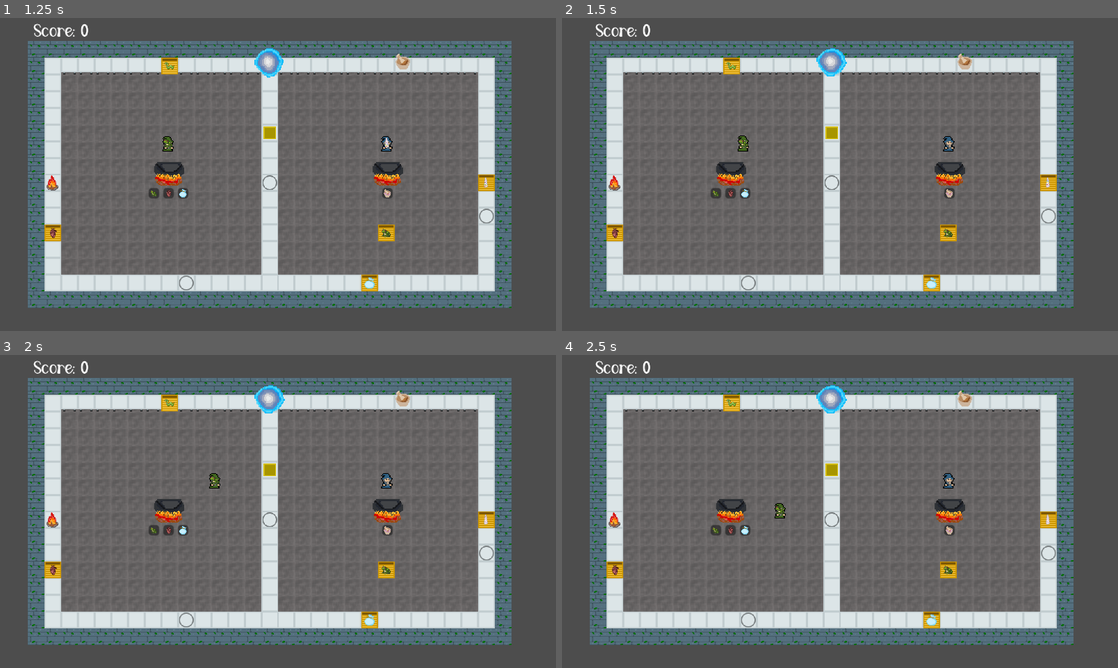
Above: before the commit, frames 1-4 (two rows, left to right).
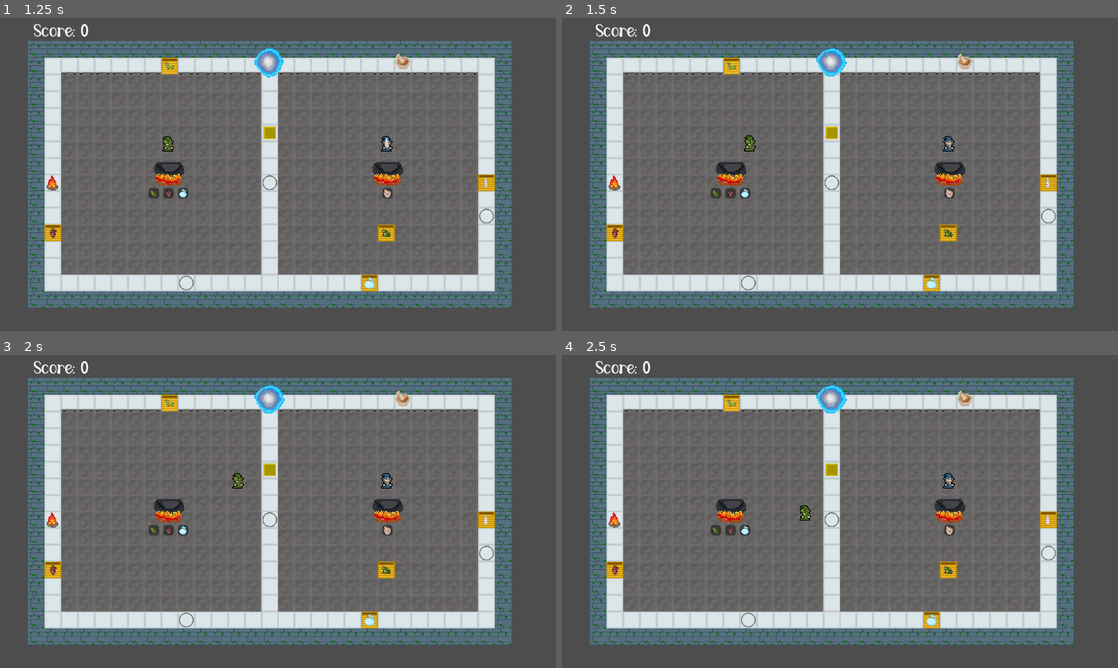
Above: after the commit, the same moments.

Repository: noriakisana/frankengamejam-2023
Game: Godot game, scene res://mainmenu/mainmenu.tscn
Same seed, same stepped clock (60 frames per second), same inputs: the game is played once before the commit and once after it.
Inputs:
- Up to frame 1 (1.25 s): click "Start" at 0.5 s
- Up to frame 2 (1.5 s): tap Enter (interact_p2) at 1.25 s; hold D (walk_right_p1) from 1.28 s (still down); hold Shift (run_p1, bound only after the commit) from 1.28 s (still down)
- Up to frame 3 (2 s): keep holding D (walk_right_p1); keep holding Shift (run_p1, bound only after the commit); tap Space (run_p2, bound only after the commit) at 1.55 s
- Up to frame 4 (2.5 s): release D (walk_right_p1) at 2.03 s; release Shift (run_p1, bound only after the commit) at 2.03 s; hold S (walk_down_p1) from 2.03 s (still down); tap Space (run_p2, bound only after the commit) at 2.1 s; tap Shift (run_p1, bound only after the commit) at 2.3 s

Frame 1 is identical in both runs. In frame 2, 0.1% of the frame differs, in the area x 31-35%, y 37-43%; in frame 3, 0.2%; in frame 4, 0.2%, in the area x 38-45%, y 47-53%.

Commit message:
speeding

Diff:
--- a/equipment/portal/portal.tscn
+++ b/equipment/portal/portal.tscn
@@ -1,7 +1,6 @@
 [gd_scene load_steps=7 format=3 uid="uid://cs5xf0xnx3rqd"]
 
-
-[ext_resource type="Texture2D" uid="uid://dxqntvdtcojns" path="res://equipment/portal/portal.png" id="1_idji4"]
+[ext_resource type="Texture2D" uid="uid://cwqn8iv5ji71u" path="res://equipment/portal/portal.png" id="1_idji4"]
 [ext_resource type="Script" path="res://equipment/portal/portal.gd" id="2_d1ut8"]
 
 [sub_resource type="Animation" id="Animation_ju8po"]
@@ -18,7 +17,6 @@
 "update": 1,
 "values": [0]
 }
-
 
 [sub_resource type="Animation" id="Animation_p20os"]
 resource_name = "mortar_animation"
@@ -63,7 +61,6 @@
 [node name="Portal" type="Sprite2D" groups=["portal"]]
 texture = ExtResource("1_idji4")
 vframes = 5
-
 script = ExtResource("2_d1ut8")
 
 [node name="AnimationPlayer" type="AnimationPlayer" parent="."]
--- a/mainmenu/mainmenu.tscn
+++ b/mainmenu/mainmenu.tscn
@@ -3,9 +3,7 @@
 [ext_resource type="Shader" path="res://mainmenu/background-image.gdshader" id="1_qhlt8"]
 [ext_resource type="Texture2D" uid="uid://cn2c8aak7ja04" path="res://mainmenu/menu_background.png" id="1_ybnhb"]
 [ext_resource type="Script" path="res://mainmenu/buttons.gd" id="3_v4kh2"]
-
-[ext_resource type="FontFile" uid="uid://c0f112os8j4k8" path="res://fonts/Antique Witch.otf" id="4_g6o3y"]
-
+[ext_resource type="FontFile" uid="uid://dak3jql4a10vs" path="res://fonts/Antique Witch.otf" id="4_g6o3y"]
 
 [sub_resource type="ShaderMaterial" id="ShaderMaterial_iy0qw"]
 shader = ExtResource("1_qhlt8")
--- a/player/player.gd
+++ b/player/player.gd
@@ -14,7 +14,11 @@
 var up_pressed = 0
 var down_pressed = 0
 
+var current_speed = speed
+
 var dir : Vector2
+
+var is_running : bool
 
 func _physics_process(delta):
 	dir = Vector2(
@@ -23,7 +27,11 @@
 	).normalized()
 
 	# moving
-	velocity = dir * speed
+	if is_running:
+		current_speed = speed * 1.5
+	else:
+		current_speed = speed
+	velocity = dir * current_speed
 	move_and_slide()
 
 func receive_useable(useable : Useable):
--- a/player/player_1.gd
+++ b/player/player_1.gd
@@ -27,6 +27,9 @@
 			up_pressed = 1
 			animationPlayer.play("player_walk")
 
+		if event.is_action_pressed("run_p1"):
+			is_running = true
+
 
 		if event.is_action_released("walk_right_p1"):
 			right_pressed = 0
@@ -40,6 +43,9 @@
 		if event.is_action_released("walk_up_p1"):
 			up_pressed = 0
 			animationPlayer.stop()
+
+		if event.is_action_released("run_p1"):
+			is_running = false
 
 func _physics_process(delta):
 	super(delta)
--- a/player/player_2.gd
+++ b/player/player_2.gd
@@ -27,6 +27,9 @@
 			up_pressed = 1
 			animationPlayer.play("player_walk")
 
+		if event.is_action_pressed("run_p2"):
+			is_running = true
+
 		if event.is_action_released("walk_right_p2"):
 			right_pressed = 0
 			animationPlayer.stop()
@@ -39,6 +42,9 @@
 		if event.is_action_released("walk_up_p2"):
 			up_pressed = 0
 			animationPlayer.stop()
+
+		if event.is_action_released("run_p2"):
+			is_running = false
 
 func _physics_process(delta):
 	super(delta)
--- a/project.godot
+++ b/project.godot
@@ -59,6 +59,11 @@
 , Object(InputEventJoypadButton,"resource_local_to_scene":false,"resource_name":"","device":-1,"button_index":0,"pressure":0.0,"pressed":true,"script":null)
 ]
 }
+run_p1={
+"deadzone": 0.5,
+"events": [Object(InputEventKey,"resource_local_to_scene":false,"resource_name":"","device":-1,"window_id":0,"alt_pressed":false,"shift_pressed":false,"ctrl_pressed":false,"meta_pressed":false,"pressed":false,"keycode":0,"physical_keycode":4194325,"key_label":0,"unicode":0,"echo":false,"script":null)
+]
+}
 walk_left_p2={
 "deadzone": 0.5,
 "events": [Object(InputEventKey,"resource_local_to_scene":false,"resource_name":"","device":-1,"window_id":0,"alt_press …(182 unchanged characters)…
@@ -84,6 +89,11 @@
 "events": [Object(InputEventKey,"resource_local_to_scene":false,"resource_name":"","device":-1,"window_id":0,"alt_press …(182 unchanged characters)…
 ]
 }
+run_p2={
+"deadzone": 0.5,
+"events": [Object(InputEventKey,"resource_local_to_scene":false,"resource_name":"","device":-1,"window_id":0,"alt_pressed":false,"shift_pressed":false,"ctrl_pressed":false,"meta_pressed":false,"pressed":false,"keycode":0,"physical_keycode":32,"key_label":0,"unicode":32,"echo":false,"script":null)
+]
+}
 exit_game={
 "deadzone": 0.5,
 "events": [Object(InputEventKey,"resource_local_to_scene":false,"resource_name":"","device":0,"window_id":0,"alt_presse …(181 unchanged characters)…
Not shown: 1 places in equipment/caldron_on_fire/caldron_on_fire.tscn that only renumber resources
Not shown: 1 places in main.tscn that only renumber resources
